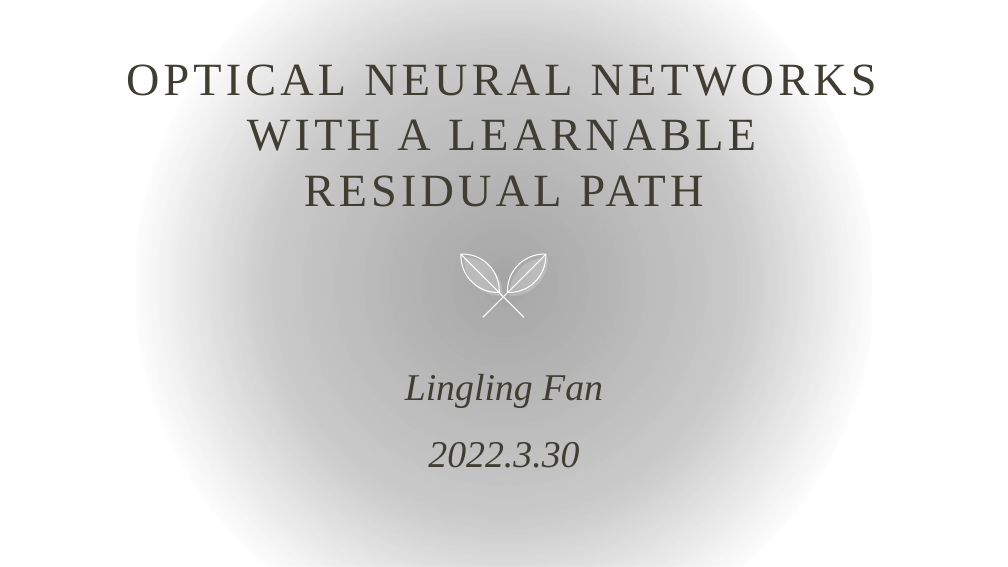
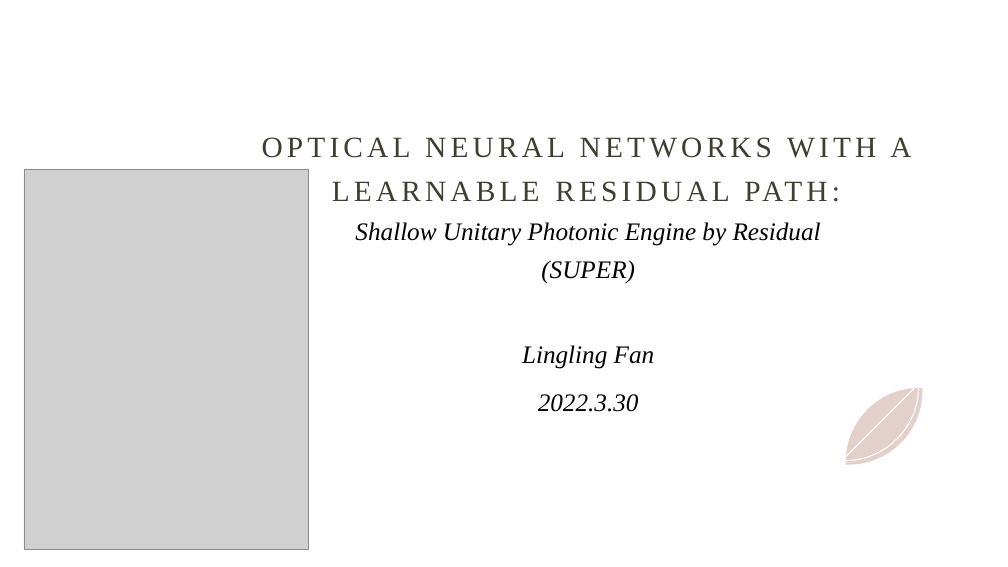
Before and after one commit to flyingdorothia/ResNet_splitter, a slide deck: slide 1 of resnet_layer.pptx. Drawn at 1008x567 pixels with LibreOffice and Linux fonts; fonts in the diff are those of the drawing; grey boxes stand for pictures; background and template pictures are left out. Boxes give left, top, right and bottom in pixels: in the first picture for what was removed or moved away, otherwise in the second. Text is boxed around its words. In the diff, an @@ line names an element or a change of style, - is before the commit and + after.

Commit message:
get slides

```diff
--- a/resnet_layer.pptx
+++ b/resnet_layer.pptx
@@ rectangle removed at bbox=[0, 0, 1008, 567] @@
@@ rectangle removed at bbox=[136, 0, 872, 567] @@
@@ title at bbox=[262, 137, 911, 283]: text changed; size 44 to 28 pt @@
-OPTICAL NEURAL NETWORKS WITH A LEARNABLE RESIDUAL PATH
+OPTICAL NEURAL NETWORKS WITH A LEARNABLE RESIDUAL PATH:
+Shallow Unitary Photonic Engine by Residual
+(SUPER)
@@ picture added at bbox=[24, 169, 309, 550] @@
@@ group removed at bbox=[461, 254, 548, 318]: 4 freeform shapes, 2 lines @@
@@ line added from (482, 306) to (526, 306), #FFFFFF 1 pt @@
@@ subtitle "Lingling Fan": place and size @@
-subtitle "Lingling Fan" at bbox=[405, 374, 603, 468]
+subtitle "Lingling Fan" at bbox=[522, 345, 655, 412]
@@ subtitle "Lingling Fan" at bbox=[522, 345, 655, 412]: size 36 to 24 pt, text colour #403E33 to #000000 @@
@@ line added from (919, 384) to (824, 479), #FFFFFF 1 pt @@
@@ freeform shape added at bbox=[826, 367, 936, 477], outline #FFFFFF 1 pt @@
@@ freeform shape added at bbox=[829, 371, 940, 482], fill #BA8B7F at 40% opacity @@
```
Also in this commit, not shown: 2 slides added, 2 slides removed.
